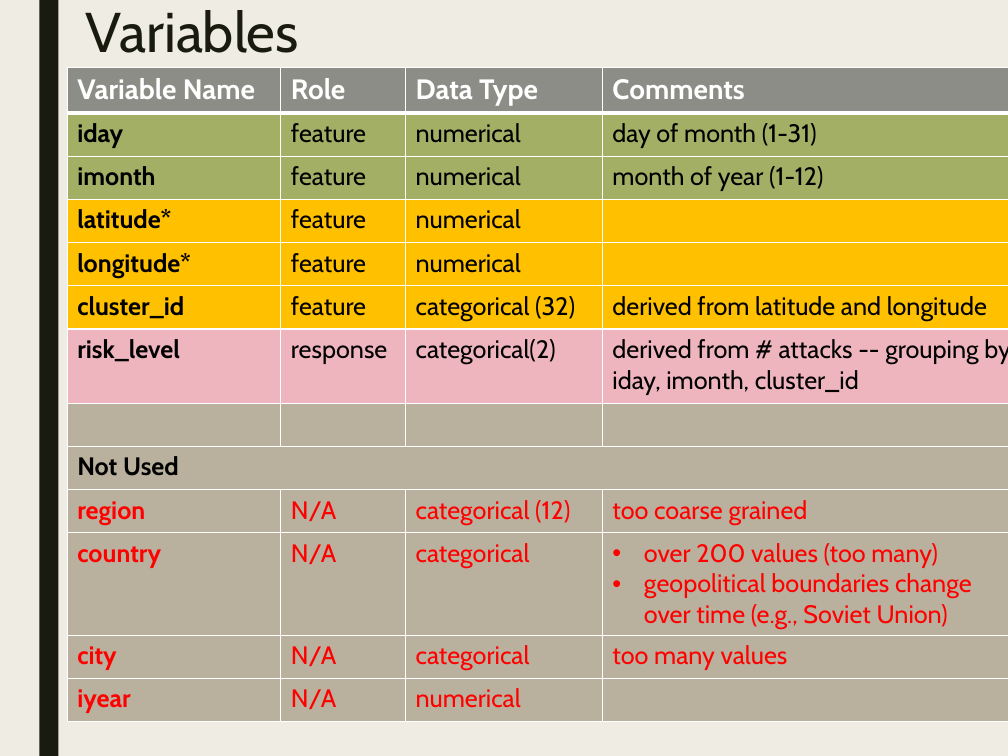
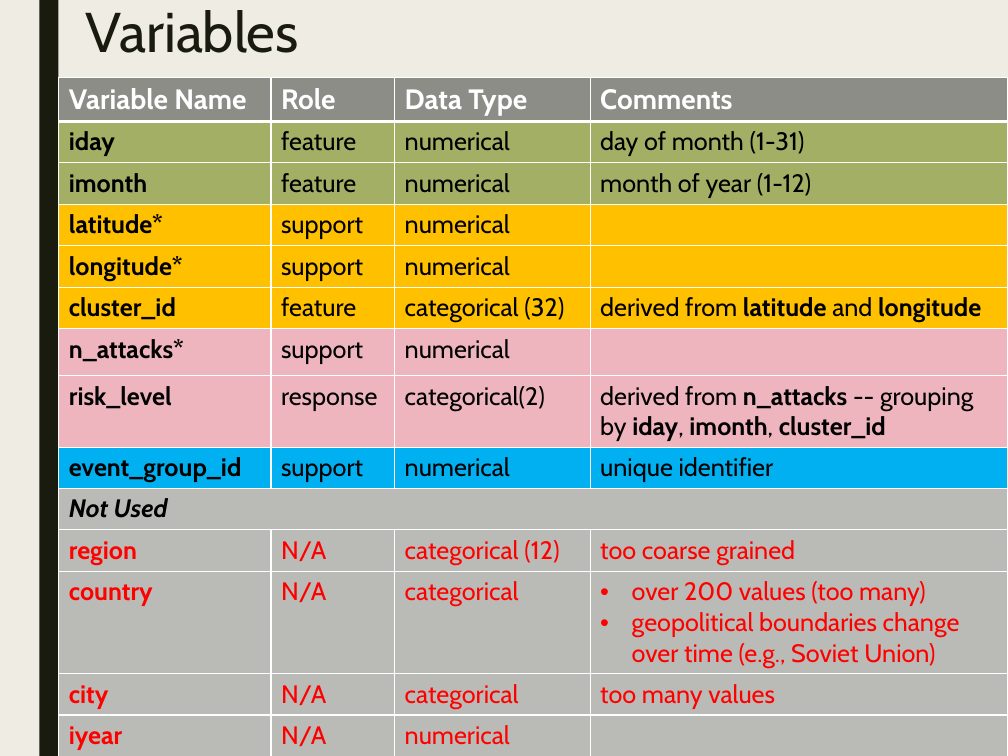
Before and after one commit to stats-learning-fall2019/final-project, a slide deck: slide 40 of presentation/gtdb-final-presentation.pptx. Drawn at 1008x756 pixels with LibreOffice and Linux fonts; fonts in the diff are those of the drawing. Boxes give left, top, right and bottom in pixels: in the first picture for what was removed or moved away, otherwise in the second. Text is boxed around its words. In the diff, an @@ line names an element or a change of style, - is before the commit and + after.

```diff
--- a/presentation/gtdb-final-presentation.pptx
+++ b/presentation/gtdb-final-presentation.pptx
@@ table at (58, 78, 1008, 755) @@
-row 4, column 2: feature
+row 4, column 2: support
-row 5, column 2: feature
+row 5, column 2: support
-row 7: risk_level | response | categorical(2) | derived from # attacks -- grouping by iday, imonth, cluster_id
-row 8:  |  |  | 
+row 7: n_attacks* | support | numerical | 
+row 8: risk_level | response | categorical(2) | derived from n_attacks -- grouping by iday, imonth, cluster_id
+row 9: event_group_id | support | numerical | unique identifier
@@ table: place and size @@
-table at (68, 68, 1008, 721)
+table at (58, 78, 1008, 755)
```
Also in this commit, not shown: 1 other slide changed, 9 slides added, 1 slide removed.
